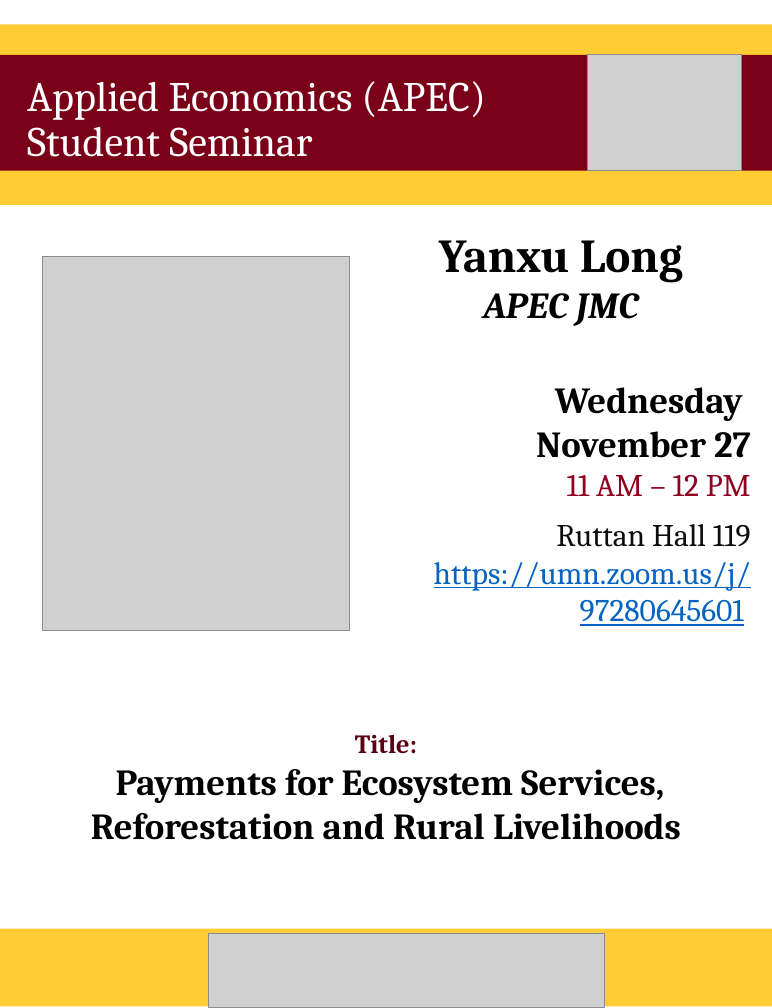
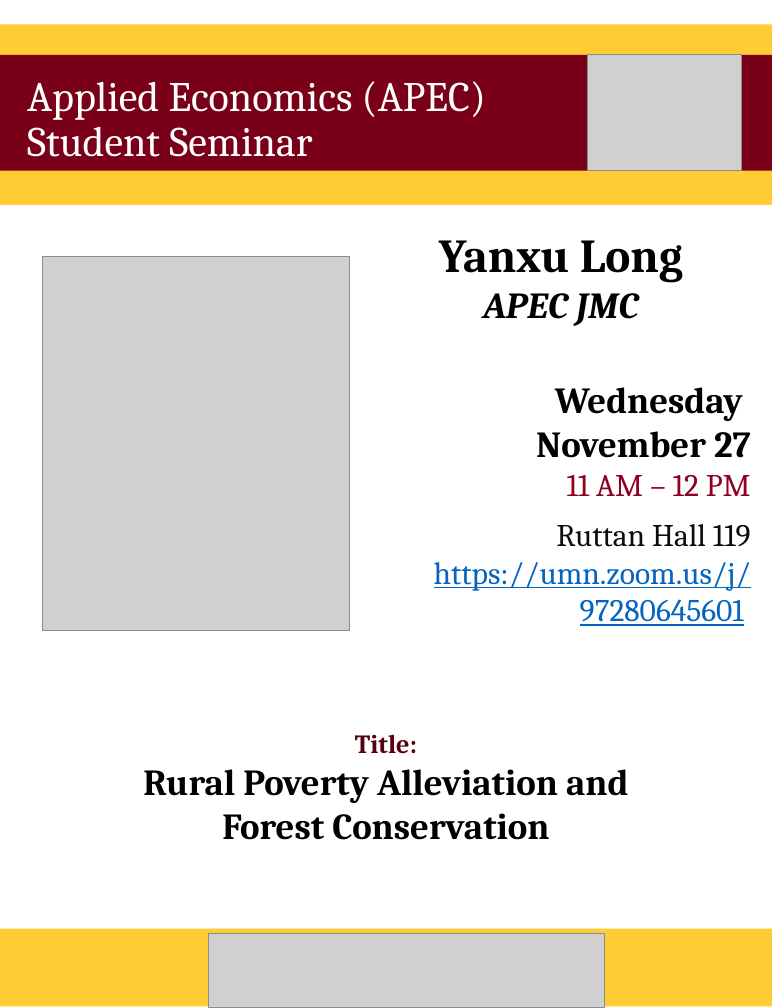
Before and after one commit to apecseminar/apecseminar.github.io, a slide deck: slide 1 of posters/2024_fall/yanxu_long_241127.pptx. Drawn at 772x1008 pixels with LibreOffice and Linux fonts; fonts in the diff are those of the drawing; grey boxes stand for pictures. Boxes give left, top, right and bottom in pixels: in the first picture for what was removed or moved away, otherwise in the second. Text is boxed around its words. In the diff, an @@ line names an element or a change of style, - is before the commit and + after.

Commit message:
Updated Yanxu poster

```diff
--- a/posters/2024_fall/yanxu_long_241127.pptx
+++ b/posters/2024_fall/yanxu_long_241127.pptx
@@ text at [143, 769, 628, 840]: text changed @@
-Payments for Ecosystem Services, Reforestation and Rural Livelihoods
+Rural Poverty Alleviation and
+Forest Conservation
```
Also in this commit, not shown: 1 other file.
